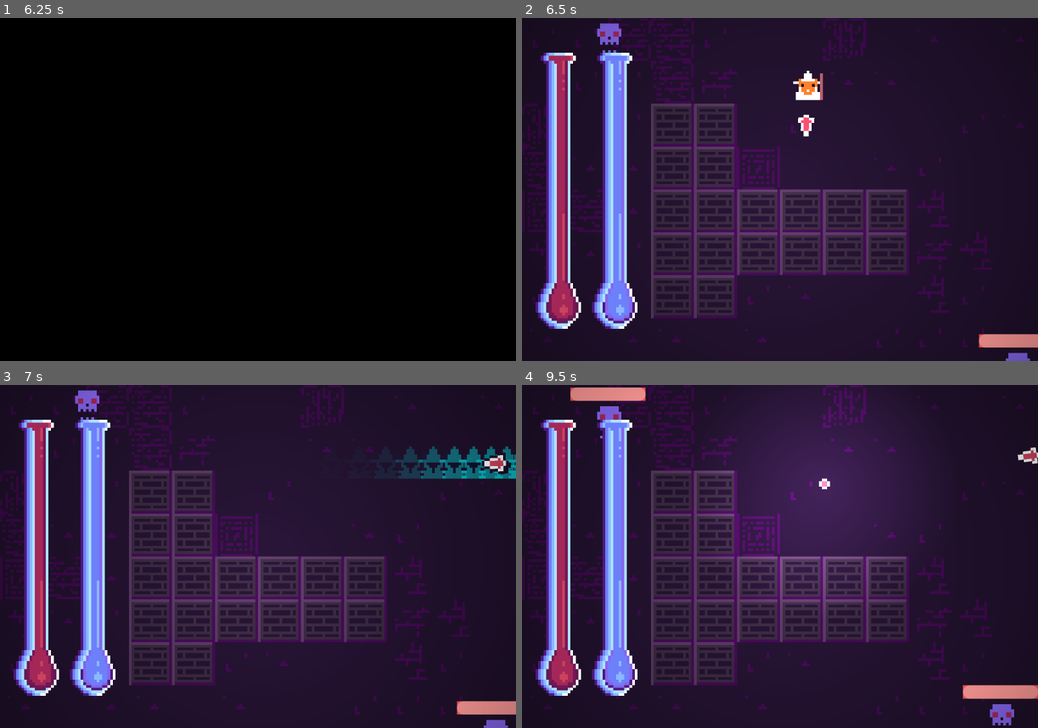
Above: before the commit, frames 1-4 (two rows, left to right).
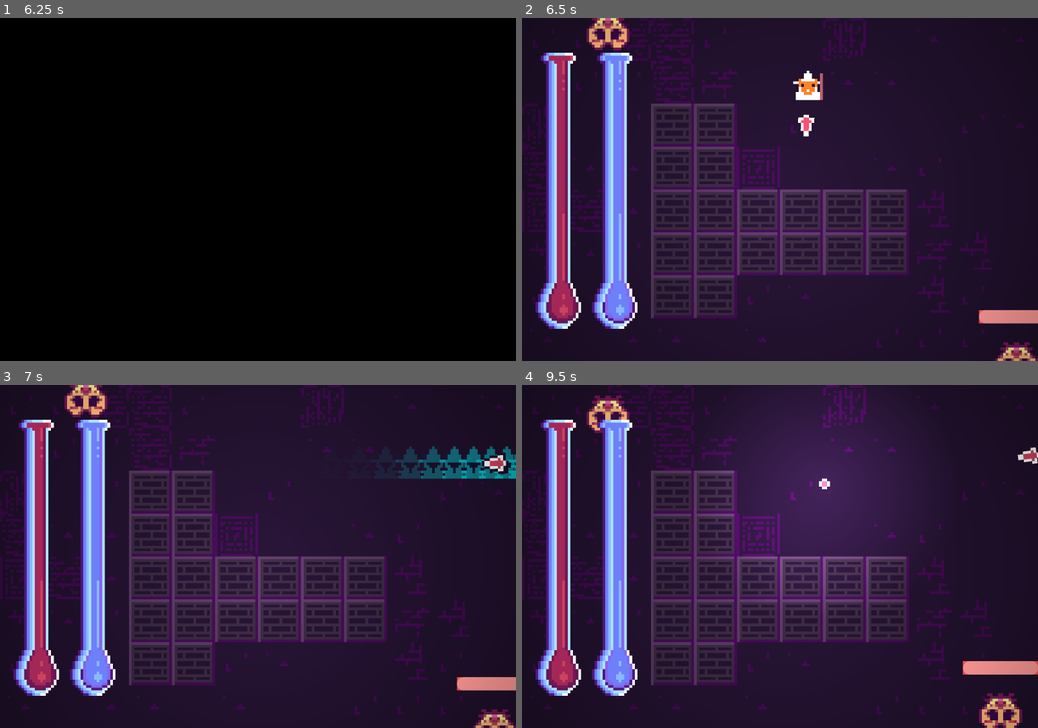
Above: after the commit, the same moments.

Repository: Kolbias/GGJ2026
Game: Godot game, scene res://Data/Maps/world.tscn
The game is run twice, just before and just after one commit, with the same random seed, the same clock (stepped at 60 frames per second) and the same inputs.
Inputs (mouse positions are in pixels of both pictures, inside the frame that each line leads up to):
- Up to frame 1 (6.25 s): click "Play" at 0.5 s; tap Enter at 1.25 s; move the mouse to (371, 172) at 1.27 s; hold D (MoveRight) 1.28-2.03 s; hold E (MaskNext) 1.28-2.03 s; move the mouse to (154, 206) at 2.02 s; hold S (MoveDown) 2.03-2.78 s; tap Q (MaskPrev) at 2.1, 5.1 s; move the mouse to (309, 114) at 2.77 s; press the mouse at (309, 114) at 2.78 s; hold D (MoveRight) 2.78-3.53 s; move the mouse to (232, 258) at 3.52 s; release the mouse at (232, 258) at 3.53 s; hold W (MoveUp) 3.53-4.28 s; tap Space (UseAbility) at 3.6 s; move the mouse to (412, 240) at 4.27 s; hold E (MaskNext) 4.28-5.03 s; hold A (MoveLeft) 4.28-5.78 s; move the mouse to (103, 138) at 5.02 s; move the mouse to (283, 189) at 5.77 s; press the mouse at (283, 189) at 5.78 s; hold S (MoveDown) from 5.78 s (still down)
- Up to frame 2 (6.5 s): keep holding S (MoveDown)
- Up to frame 3 (7 s): move the mouse to (180, 470) at 6.52 s; release S (MoveDown) at 6.53 s; release the mouse at (180, 470) at 6.53 s; hold D (MoveRight) from 6.53 s (still down); tap Space (UseAbility) at 6.6 s
- Up to frame 4 (9.5 s): move the mouse to (893, 539) at 7.27 s; release D (MoveRight) at 7.28 s; hold W (MoveUp) 7.28-8.03 s; hold E (MaskNext) 7.28-8.03 s; move the mouse to (676, 573) at 8.02 s; hold D (MoveRight) 8.03-8.78 s; tap Q (MaskPrev) at 8.1 s; move the mouse to (831, 481) at 8.77 s; press the mouse at (831, 481) at 8.78 s; hold S (MoveDown) from 8.78 s (still down)

Frame 1 is identical in both runs. In frame 2, 1.8% of the frame differs, in the area x 12-100%, y 0-100%; in frame 3, 1.8%; in frame 4, 2.8%, in the area x 9-100%, y 0-100%.

Commit message:
Added sprites for Mask Enemies and created SpriteFrames animation resource for each

Diff:
--- /dev/null
+++ b/ggj-2026-maskuerade/Data/Characters/MaskEnemyAnim.tres
@@ -0,0 +1,64 @@
+[gd_resource type="SpriteFrames" load_steps=8 format=3 uid="uid://bgpqplk7imbm7"]
+
+[ext_resource type="Texture2D" uid="uid://c0ynyilm42vie" path="res://Data/Characters/MasqEnemySpriteSheet.png" id="1_ptf4b"]
+
+[sub_resource type="AtlasTexture" id="AtlasTexture_ris4q"]
+atlas = ExtResource("1_ptf4b")
+region = Rect2(0, 0, 18, 24)
+
+[sub_resource type="AtlasTexture" id="AtlasTexture_km01v"]
+atlas = ExtResource("1_ptf4b")
+region = Rect2(18, 0, 18, 24)
+
+[sub_resource type="AtlasTexture" id="AtlasTexture_ii1el"]
+atlas = ExtResource("1_ptf4b")
+region = Rect2(36, 0, 18, 24)
+
+[sub_resource type="AtlasTexture" id="AtlasTexture_eej4t"]
+atlas = ExtResource("1_ptf4b")
+region = Rect2(0, 0, 18, 24)
+
+[sub_resource type="AtlasTexture" id="AtlasTexture_c352k"]
+atlas = ExtResource("1_ptf4b")
+region = Rect2(18, 0, 18, 24)
+
+[sub_resource type="AtlasTexture" id="AtlasTexture_thqqt"]
+atlas = ExtResource("1_ptf4b")
+region = Rect2(36, 0, 18, 24)
+
+[resource]
+animations = [{
+"frames": [{
+"duration": 1.0,
+"texture": SubResource("AtlasTexture_ris4q")
+}, {
+"duration": 1.0,
+"texture": null
+}, {
+"duration": 1.0,
+"texture": SubResource("AtlasTexture_km01v")
+}, {
+"duration": 1.0,
+"texture": null
+}, {
+"duration": 1.0,
+"texture": SubResource("AtlasTexture_ii1el")
+}],
+"loop": true,
+"name": &"damage",
+"speed": 5.0
+}, {
+"frames": [{
+"duration": 1.0,
+"texture": SubResource("AtlasTexture_eej4t")
+}, {
+"duration": 1.0,
+"texture": SubResource("AtlasTexture_c352k")
+}, {
+"duration": 1.0,
+"texture": SubResource("AtlasTexture_thqqt")
+}],
+"loop": true,
+"name": &"default",
+"speed": 7.0
+}]
--- /dev/null
+++ b/ggj-2026-maskuerade/Data/Characters/MasqEnemyAnim.tres
@@ -0,0 +1,64 @@
+[gd_resource type="SpriteFrames" load_steps=8 format=3 uid="uid://dp6i34htrbhn3"]
+
+[ext_resource type="Texture2D" uid="uid://buy4pq4wyk53y" path="res://Data/Characters/EnemySpriteSheet.png" id="1_jf0cp"]
+
+[sub_resource type="AtlasTexture" id="AtlasTexture_wr5no"]
+atlas = ExtResource("1_jf0cp")
+region = Rect2(0, 0, 16, 16)
+
+[sub_resource type="AtlasTexture" id="AtlasTexture_ki8fj"]
+atlas = ExtResource("1_jf0cp")
+region = Rect2(16, 0, 16, 16)
+
+[sub_resource type="AtlasTexture" id="AtlasTexture_ogkm5"]
+atlas = ExtResource("1_jf0cp")
+region = Rect2(32, 0, 16, 16)
+
+[sub_resource type="AtlasTexture" id="AtlasTexture_tjo7v"]
+atlas = ExtResource("1_jf0cp")
+region = Rect2(0, 0, 16, 16)
+
+[sub_resource type="AtlasTexture" id="AtlasTexture_i5885"]
+atlas = ExtResource("1_jf0cp")
+region = Rect2(16, 0, 16, 16)
+
+[sub_resource type="AtlasTexture" id="AtlasTexture_tb400"]
+atlas = ExtResource("1_jf0cp")
+region = Rect2(32, 0, 16, 16)
+
+[resource]
+animations = [{
+"frames": [{
+"duration": 1.0,
+"texture": SubResource("AtlasTexture_wr5no")
+}, {
+"duration": 1.0,
+"texture": null
+}, {
+"duration": 1.0,
+"texture": SubResource("AtlasTexture_ki8fj")
+}, {
+"duration": 1.0,
+"texture": null
+}, {
+"duration": 1.0,
+"texture": SubResource("AtlasTexture_ogkm5")
+}],
+"loop": true,
+"name": &"damage",
+"speed": 5.0
+}, {
+"frames": [{
+"duration": 1.0,
+"texture": SubResource("AtlasTexture_tjo7v")
+}, {
+"duration": 1.0,
+"texture": SubResource("AtlasTexture_i5885")
+}, {
+"duration": 1.0,
+"texture": SubResource("AtlasTexture_tb400")
+}],
+"loop": true,
+"name": &"default",
+"speed": 7.0
+}]
--- /dev/null
+++ b/ggj-2026-maskuerade/Data/Characters/SkullEnemyAnim.tres
@@ -0,0 +1,64 @@
+[gd_resource type="SpriteFrames" load_steps=8 format=3 uid="uid://dqsrme6ev1o4o"]
+
+[ext_resource type="Texture2D" uid="uid://buy4pq4wyk53y" path="res://Data/Characters/EnemySpriteSheet.png" id="1_y51vj"]
+
+[sub_resource type="AtlasTexture" id="AtlasTexture_wr5no"]
+atlas = ExtResource("1_y51vj")
+region = Rect2(0, 0, 16, 16)
+
+[sub_resource type="AtlasTexture" id="AtlasTexture_ki8fj"]
+atlas = ExtResource("1_y51vj")
+region = Rect2(16, 0, 16, 16)
+
+[sub_resource type="AtlasTexture" id="AtlasTexture_ogkm5"]
+atlas = ExtResource("1_y51vj")
+region = Rect2(32, 0, 16, 16)
+
+[sub_resource type="AtlasTexture" id="AtlasTexture_tjo7v"]
+atlas = ExtResource("1_y51vj")
+region = Rect2(0, 0, 16, 16)
+
+[sub_resource type="AtlasTexture" id="AtlasTexture_i5885"]
+atlas = ExtResource("1_y51vj")
+region = Rect2(16, 0, 16, 16)
+
+[sub_resource type="AtlasTexture" id="AtlasTexture_tb400"]
+atlas = ExtResource("1_y51vj")
+region = Rect2(32, 0, 16, 16)
+
+[resource]
+animations = [{
+"frames": [{
+"duration": 1.0,
+"texture": SubResource("AtlasTexture_wr5no")
+}, {
+"duration": 1.0,
+"texture": null
+}, {
+"duration": 1.0,
+"texture": SubResource("AtlasTexture_ki8fj")
+}, {
+"duration": 1.0,
+"texture": null
+}, {
+"duration": 1.0,
+"texture": SubResource("AtlasTexture_ogkm5")
+}],
+"loop": true,
+"name": &"damage",
+"speed": 5.0
+}, {
+"frames": [{
+"duration": 1.0,
+"texture": SubResource("AtlasTexture_tjo7v")
+}, {
+"duration": 1.0,
+"texture": SubResource("AtlasTexture_i5885")
+}, {
+"duration": 1.0,
+"texture": SubResource("AtlasTexture_tb400")
+}],
+"loop": true,
+"name": &"default",
+"speed": 7.0
+}]
--- a/ggj-2026-maskuerade/Data/Characters/enemy.tscn
+++ b/ggj-2026-maskuerade/Data/Characters/enemy.tscn
@@ -1,68 +1,7 @@
-[gd_scene load_steps=14 format=3 uid="uid://67f70nsheois"]
+[gd_scene load_steps=7 format=3 uid="uid://67f70nsheois"]
 
 [ext_resource type="Script" uid="uid://dulnk2vc83x6w" path="res://Data/Characters/enemy.gd" id="1_wr5no"]
-[ext_resource type="Texture2D" uid="uid://buy4pq4wyk53y" path="res://Data/Characters/EnemySpriteSheet.png" id="2_ki8fj"]
-
-[sub_resource type="AtlasTexture" id="AtlasTexture_wr5no"]
-atlas = ExtResource("2_ki8fj")
-region = Rect2(0, 0, 16, 16)
-
-[sub_resource type="AtlasTexture" id="AtlasTexture_ki8fj"]
-atlas = ExtResource("2_ki8fj")
-region = Rect2(16, 0, 16, 16)
-
-[sub_resource type="AtlasTexture" id="AtlasTexture_ogkm5"]
-atlas = ExtResource("2_ki8fj")
-region = Rect2(32, 0, 16, 16)
-
-[sub_resource type="AtlasTexture" id="AtlasTexture_tjo7v"]
-atlas = ExtResource("2_ki8fj")
-region = Rect2(0, 0, 16, 16)
-
-[sub_resource type="AtlasTexture" id="AtlasTexture_i5885"]
-atlas = ExtResource("2_ki8fj")
-region = Rect2(16, 0, 16, 16)
-
-[sub_resource type="AtlasTexture" id="AtlasTexture_tb400"]
-atlas = ExtResource("2_ki8fj")
-region = Rect2(32, 0, 16, 16)
-
-[sub_resource type="SpriteFrames" id="SpriteFrames_ogkm5"]
-animations = [{
-"frames": [{
-"duration": 1.0,
-"texture": SubResource("AtlasTexture_wr5no")
-}, {
-"duration": 1.0,
-"texture": null
-}, {
-"duration": 1.0,
-"texture": SubResource("AtlasTexture_ki8fj")
-}, {
-"duration": 1.0,
-"texture": null
-}, {
-"duration": 1.0,
-"texture": SubResource("AtlasTexture_ogkm5")
-}],
-"loop": true,
-"name": &"damage",
-"speed": 5.0
-}, {
-"frames": [{
-"duration": 1.0,
-"texture": SubResource("AtlasTexture_tjo7v")
-}, {
-"duration": 1.0,
-"texture": SubResource("AtlasTexture_i5885")
-}, {
-"duration": 1.0,
-"texture": SubResource("AtlasTexture_tb400")
-}],
-"loop": true,
-"name": &"default",
-"speed": 7.0
-}]
+[ext_resource type="SpriteFrames" uid="uid://bgpqplk7imbm7" path="res://Data/Characters/MaskEnemyAnim.tres" id="2_wr5no"]
 
 [sub_resource type="CircleShape2D" id="CircleShape2D_wr5no"]
 radius = 5.0990195
@@ -82,9 +21,10 @@
 
 [node name="AnimatedSprite2D" type="AnimatedSprite2D" parent="." groups=["projectile"]]
 unique_name_in_owner = true
-sprite_frames = SubResource("SpriteFrames_ogkm5")
+sprite_frames = ExtResource("2_wr5no")
+animation = &"damage"
 autoplay = "default"
-frame_progress = 0.76106995
+frame_progress = 0.20772804
 
 [node name="CollisionShape2D" type="CollisionShape2D" parent="."]
 shape = SubResource("CircleShape2D_wr5no")
@@ -132,9 +72,9 @@
 anchor_right = 0.5
 anchor_bottom = 1.0
 offset_left = -14.0
-offset_top = -13.0
+offset_top = -22.0
 offset_right = 14.0
-offset_bottom = -8.0
+offset_bottom = -17.0
 grow_horizontal = 2
 grow_vertical = 0
 theme_override_styles/background = SubResource("StyleBoxFlat_wr5no")
Binary file added: ggj-2026-maskuerade/Data/Characters/MaskEnemySpriteSheet.png
Not shown, added: ggj-2026-maskuerade/Data/Characters/MaskEnemySpriteSheet.png.import
Binary file added: ggj-2026-maskuerade/Data/Characters/MasqEnemySpriteSheet.png
Not shown, added: ggj-2026-maskuerade/Data/Characters/MasqEnemySpriteSheet.png.import
Binary file added: ggj-2026-maskuerade/Data/Characters/TikiEnemySpriteSheet.png
Not shown, added: ggj-2026-maskuerade/Data/Characters/TikiEnemySpriteSheet.png.import
Not shown, added: assets/Title.aseprite
